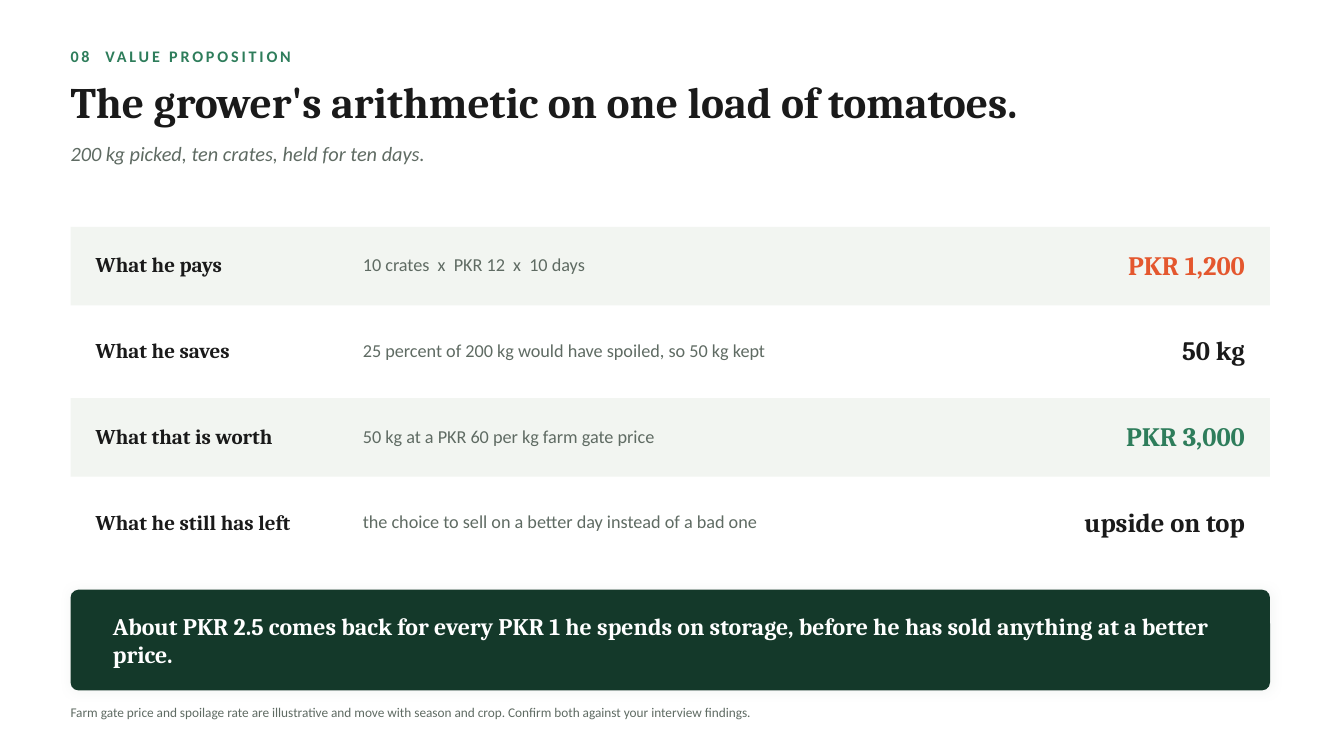
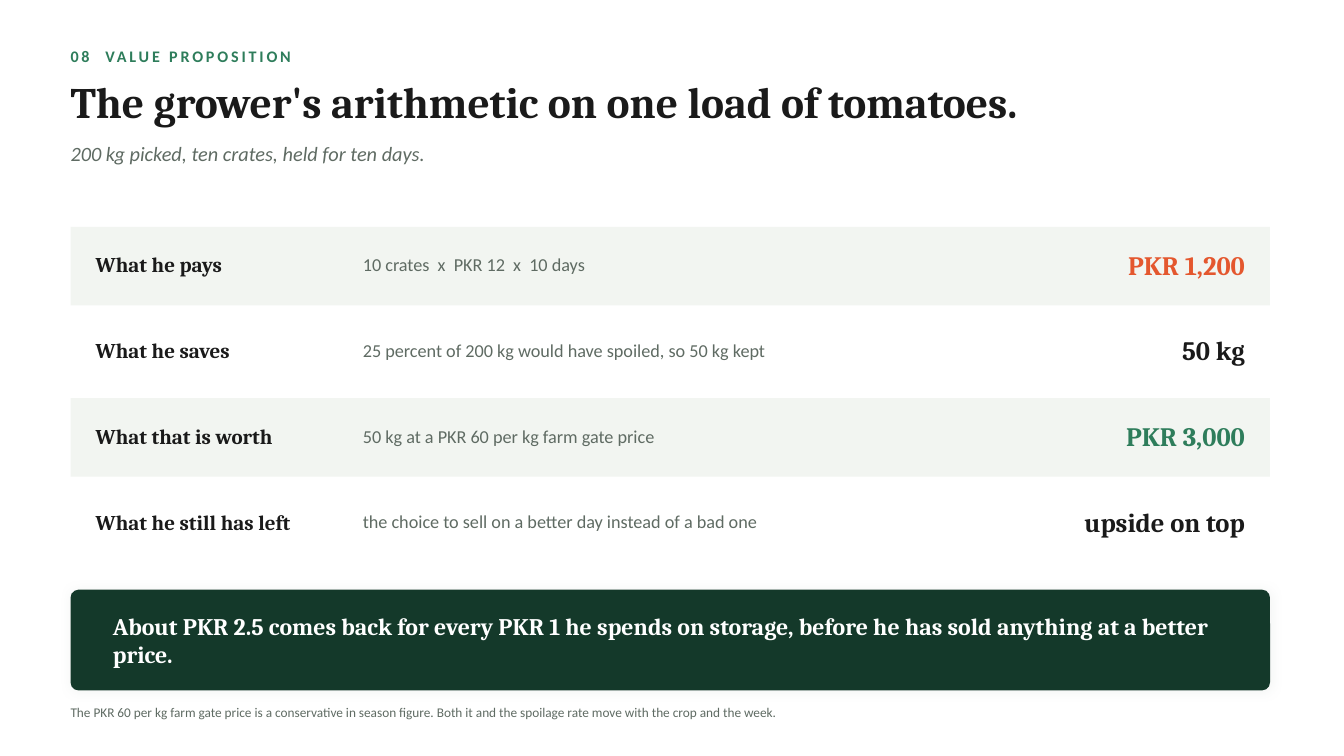
Before and after one commit to s9765fzsv8-cmyk/Claude, a slide deck: slide 9 of genz-entrepreneurship/Thanda-Godam-Pitch.pptx. Drawn at 1344x756 pixels with LibreOffice and Linux fonts; fonts in the diff are those of the drawing. Boxes give left, top, right and bottom in pixels: in the first picture for what was removed or moved away, otherwise in the second. Text is boxed around its words. In the diff, an @@ line names an element or a change of style, - is before the commit and + after.

```diff
--- a/genz-entrepreneurship/Thanda-Godam-Pitch.pptx
+++ b/genz-entrepreneurship/Thanda-Godam-Pitch.pptx
@@ text at box(71, 708, 776, 720): text changed @@
-Farm gate price and spoilage rate are illustrative and move with season and crop. Confirm both against your interview findings.
+The PKR 60 per kg farm gate price is a conservative in season figure. Both it and the spoilage rate move with the crop and the week.
```
Also in this commit, not shown: 2 other slides changed, 3 other files.
